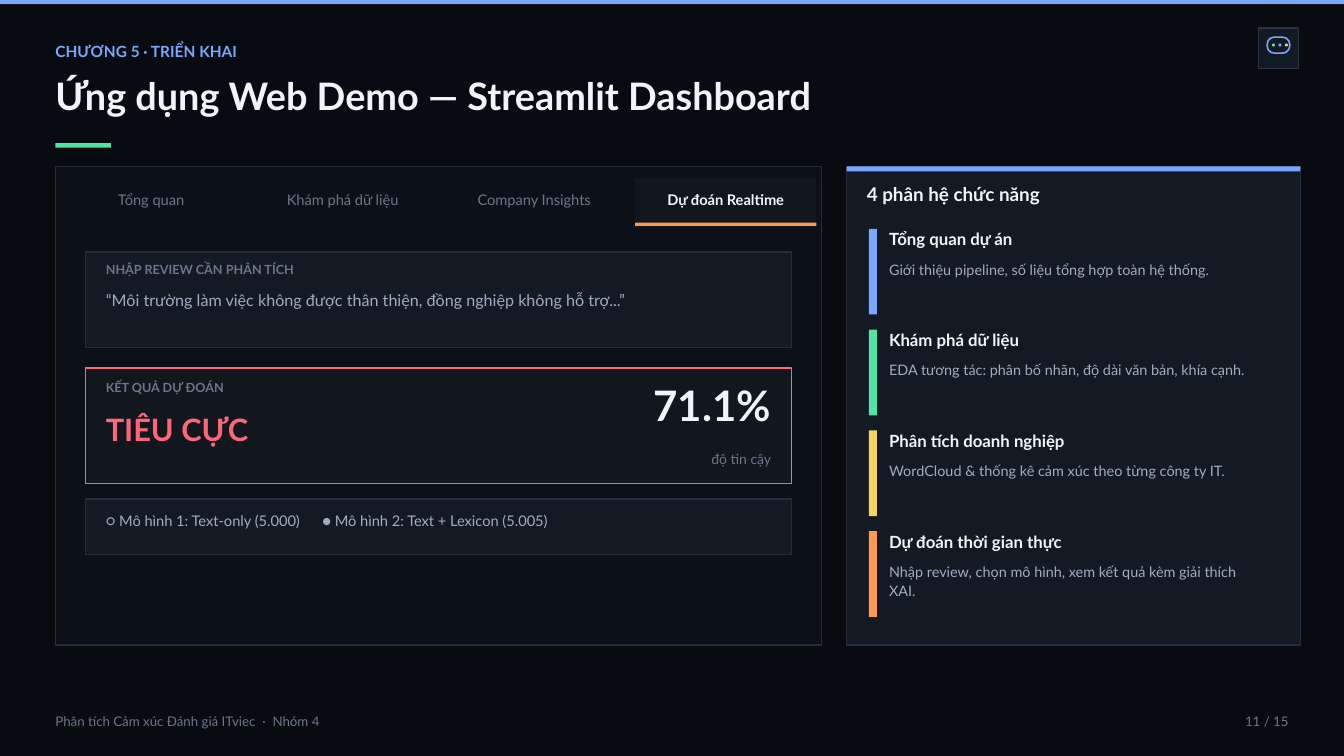
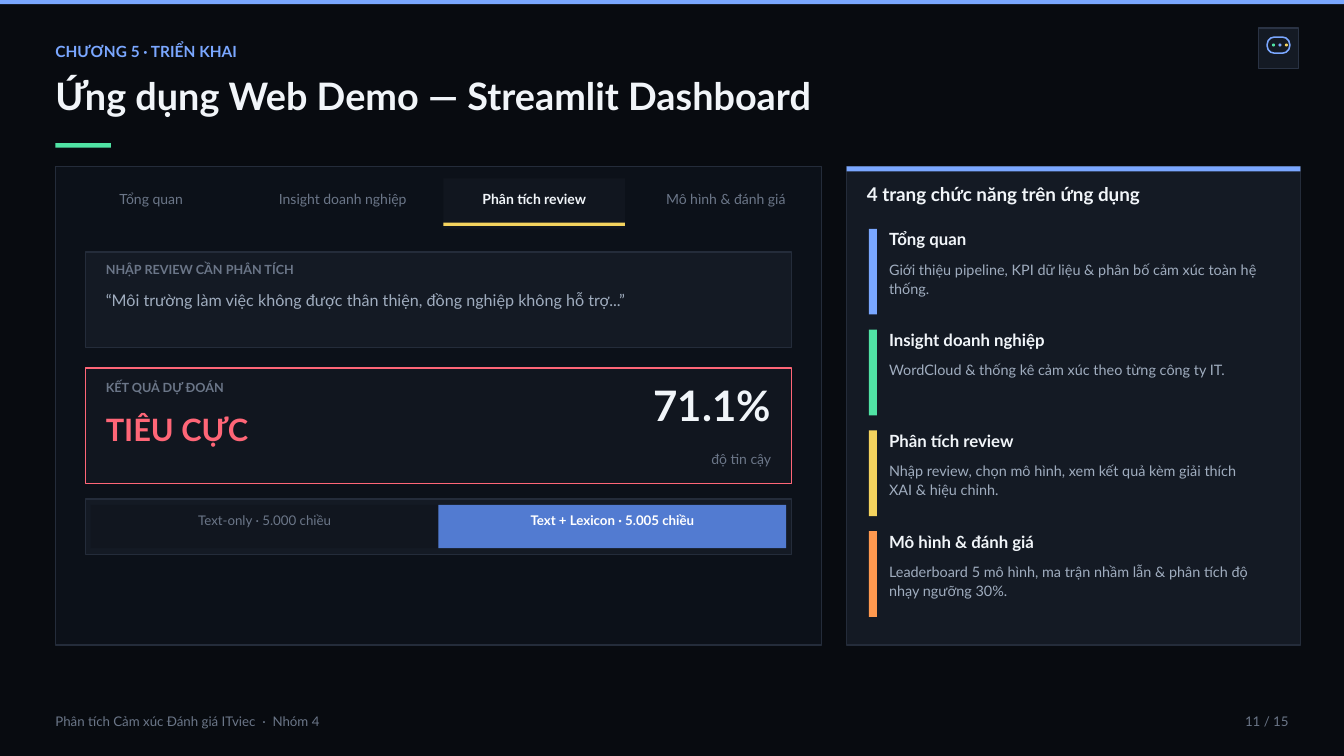
Before and after one commit to duyvv1712/NLP-Sentiment-Analysis-ITviec, a slide deck: slide 12 of reports/slides/NLP_ITviec_Sentiment_Slides.pptx. Drawn at 1344x756 pixels with LibreOffice and Linux fonts; fonts in the diff are those of the drawing. Boxes give left, top, right and bottom in pixels: in the first picture for what was removed or moved away, otherwise in the second. Text is boxed around its words. In the diff, an @@ line names an element or a change of style, - is before the commit and + after.

```diff
--- a/reports/slides/NLP_ITviec_Sentiment_Slides.pptx
+++ b/reports/slides/NLP_ITviec_Sentiment_Slides.pptx
@@ rectangle: place and size @@
-rectangle at (635, 178, 817, 229)
+rectangle at (444, 178, 625, 229)
@@ text "Tổng quan" at (119, 192, 183, 207): size 10.5 to 10 pt @@
@@ text at (279, 194, 406, 207): text changed; size 10.5 to 10 pt @@
-Khám phá dữ liệu
+Insight doanh nghiệp
@@ text at (482, 193, 586, 204): text changed; size 10.5 to 10 pt; text colour #6B7688 to #F1F5F9; bold on @@
-Company Insights
+Phân tích review
@@ text at (666, 194, 786, 207): text changed; size 10.5 to 10 pt; text colour #F1F5F9 to #6B7688; bold off @@
-Dự đoán Realtime
+Mô hình & đánh giá
@@ text at (867, 186, 1140, 205): text changed @@
-4 phân hệ chức năng
+4 trang chức năng trên ứng dụng
@@ rectangle: place and size @@
-rectangle at (635, 223, 817, 226)
+rectangle at (444, 223, 625, 226)
@@ rectangle at (444, 223, 625, 226): fill #FF994F to #F4D35E @@
@@ text at (889, 231, 966, 248): text changed @@
-Tổng quan dự án
+Tổng quan
@@ text at (889, 263, 1257, 297): text changed @@
-Giới thiệu pipeline, số liệu tổng hợp toàn hệ thống.
+Giới thiệu pipeline, KPI dữ liệu & phân bố cảm xúc toàn hệ thống.
@@ text at (889, 333, 1045, 349): text changed @@
-Phân tích doanh nghiệp
+Insight doanh nghiệp
@@ text removed at (889, 333, 1019, 349) @@
-Khám phá dữ liệu
@@ text "WordCloud & thống kê cảm ...": place and size @@
-text "WordCloud & thống kê cảm ..." at (889, 464, 1225, 479)
+text "WordCloud & thống kê cảm ..." at (889, 363, 1225, 378)
@@ text removed at (889, 363, 1245, 378) @@
-EDA tương tác: phân bố nhãn, độ dài văn bản, khía cạnh.
@@ text at (889, 434, 1013, 447): text changed @@
-Dự đoán thời gian thực
+Phân tích review
@@ text at (889, 464, 1237, 498): text changed @@
-Nhập review, chọn mô hình, xem kết quả kèm giải thích XAI.
+Nhập review, chọn mô hình, xem kết quả kèm giải thích XAI & hiệu chỉnh.
@@ rectangle added at (91, 505, 439, 548), fill #11161F @@
@@ rectangle added at (439, 505, 786, 548), fill #527BD1 @@
@@ text at (198, 514, 331, 527): text changed; size 10.5 to 9.5 pt; text colour #A0ADBF to #6B7688 @@
-○ Mô hình 1: Text-only (5.000) ● Mô hình 2: Text + Lexicon (5.005)
+Text-only · 5.000 chiều
@@ text added at (531, 514, 694, 525), 9.5 pt, text #FFFFFF, bold @@
+Text + Lexicon · 5.005 chiều
@@ text added at (889, 535, 1034, 551), 12 pt, text #F1F5F9, bold @@
+Mô hình & đánh giá
@@ text added at (889, 564, 1248, 599), 10.3 pt, text #A0ADBF @@
+Leaderboard 5 mô hình, ma trận nhầm lẫn & phân tích độ nhạy ngưỡng 30%.
```
Also in this commit, not shown: 10 other slides changed, 3 other files.
